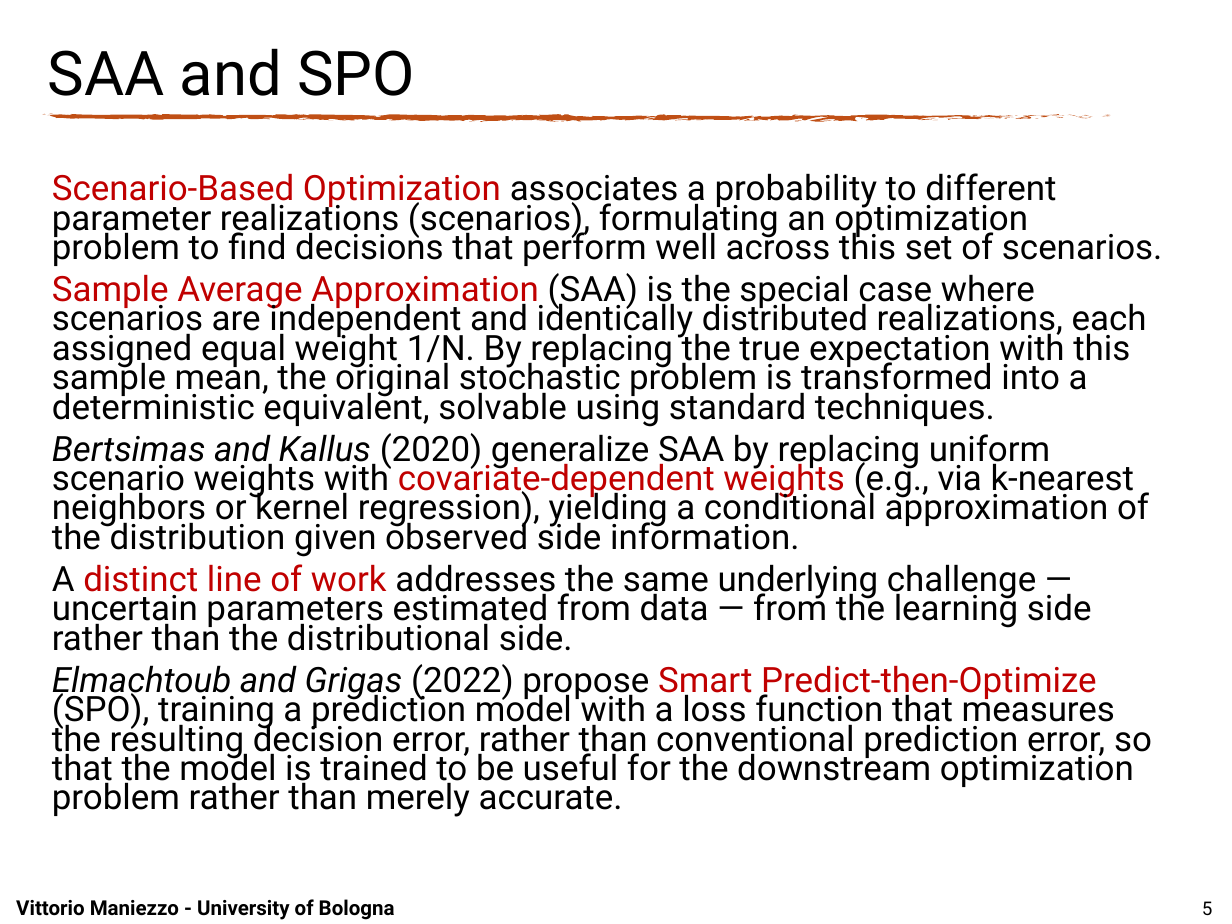
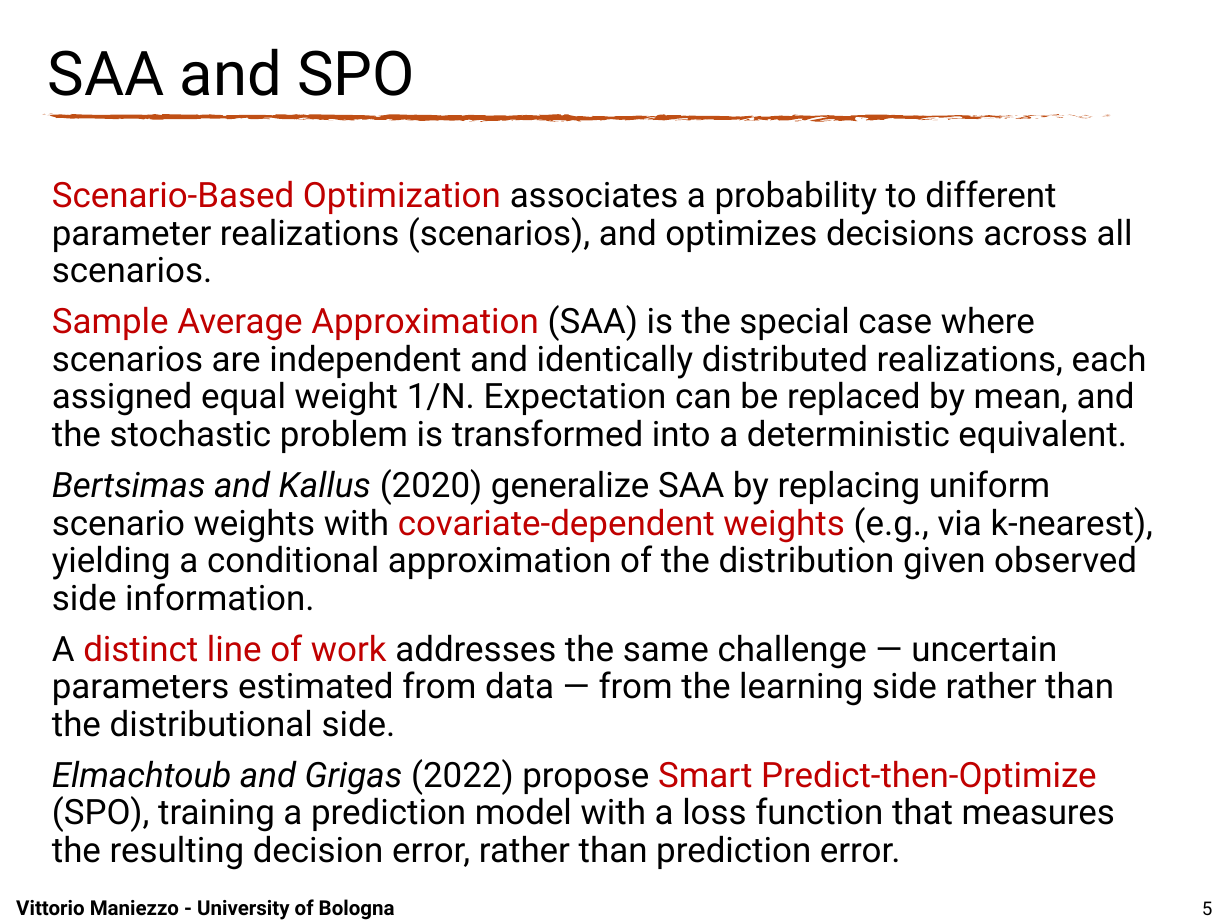
Before and after one commit to maniezzo/GDOforecast, a slide deck: slide 5 of doc/IFORS2026/Ifors_PPT_BESO.pptx. Drawn at 1232x924 pixels with LibreOffice and Linux fonts; fonts in the diff are those of the drawing; background and template pictures are left out. Boxes give left, top, right and bottom in pixels: in the first picture for what was removed or moved away, otherwise in the second. Text is boxed around its words. In the diff, an @@ line names an element or a change of style, - is before the commit and + after.

```diff
--- a/doc/IFORS2026/Ifors_PPT_BESO.pptx
+++ b/doc/IFORS2026/Ifors_PPT_BESO.pptx
@@ text at (52, 180, 1153, 870): text changed @@
-Scenario-Based Optimization associates a probability to different parameter realizations (scenarios), formulating an optimization problem to find decisions that perform well across this set of scenarios.
-Sample Average Approximation (SAA) is the special case where scenarios are independent and identically distributed realizations, each assigned equal weight 1/N. By replacing the true expectation with this sample mean, the original stochastic problem is transformed into a deterministic equivalent, solvable using standard techniques.
-Bertsimas and Kallus (2020) generalize SAA by replacing uniform scenario weights with covariate-dependent weights (e.g., via k-nearest neighbors or kernel regression), yielding a conditional approximation of the distribution given observed side information.
-A distinct line of work addresses the same underlying challenge — uncertain parameters estimated from data — from the learning side rather than the distributional side.
-Elmachtoub and Grigas (2022) propose Smart Predict-then-Optimize (SPO), training a prediction model with a loss function that measures the resulting decision error, rather than conventional prediction error, so that the model is trained to be useful for the downstream optimization problem rather than merely accurate.
+Scenario-Based Optimization associates a probability to different parameter realizations (scenarios), and optimizes decisions across all scenarios.
+Sample Average Approximation (SAA) is the special case where scenarios are independent and identically distributed realizations, each assigned equal weight 1/N. Expectation can be replaced by mean, and the stochastic problem is transformed into a deterministic equivalent.
+Bertsimas and Kallus (2020) generalize SAA by replacing uniform scenario weights with covariate-dependent weights (e.g., via k-nearest), yielding a conditional approximation of the distribution given observed side information.
+A distinct line of work addresses the same challenge — uncertain parameters estimated from data — from the learning side rather than the distributional side.
+Elmachtoub and Grigas (2022) propose Smart Predict-then-Optimize (SPO), training a prediction model with a loss function that measures the resulting decision error, rather than prediction error.
```
Also in this commit, not shown: 6 other slides changed, 1 slide removed, 3 other files.
